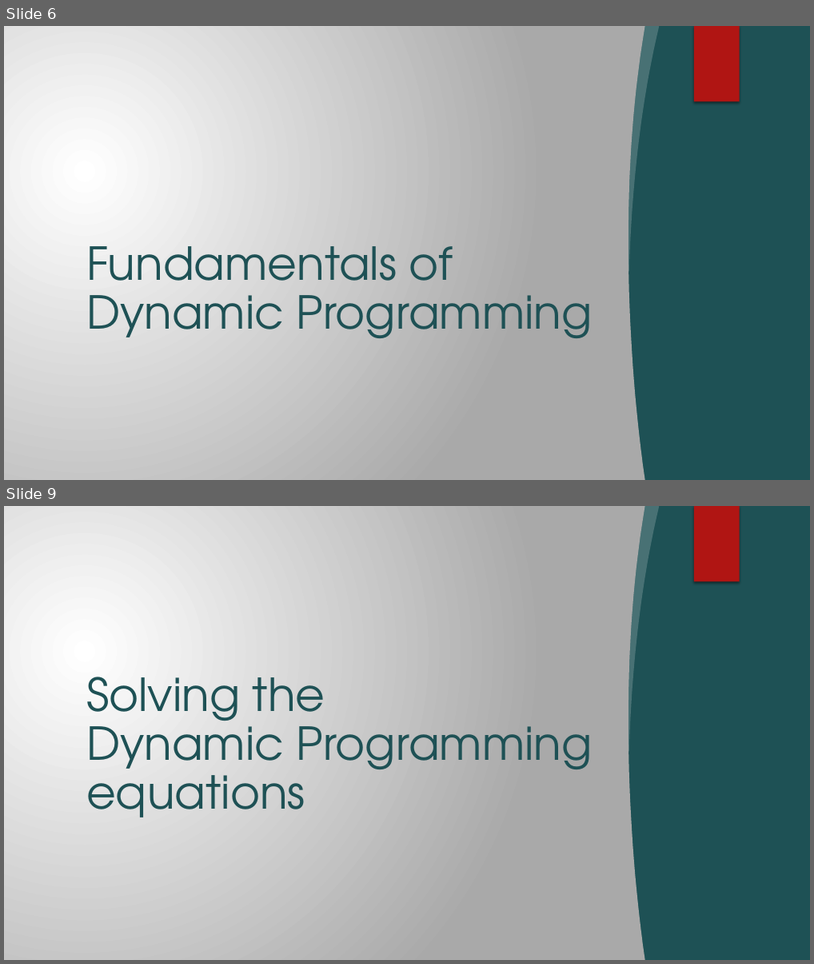
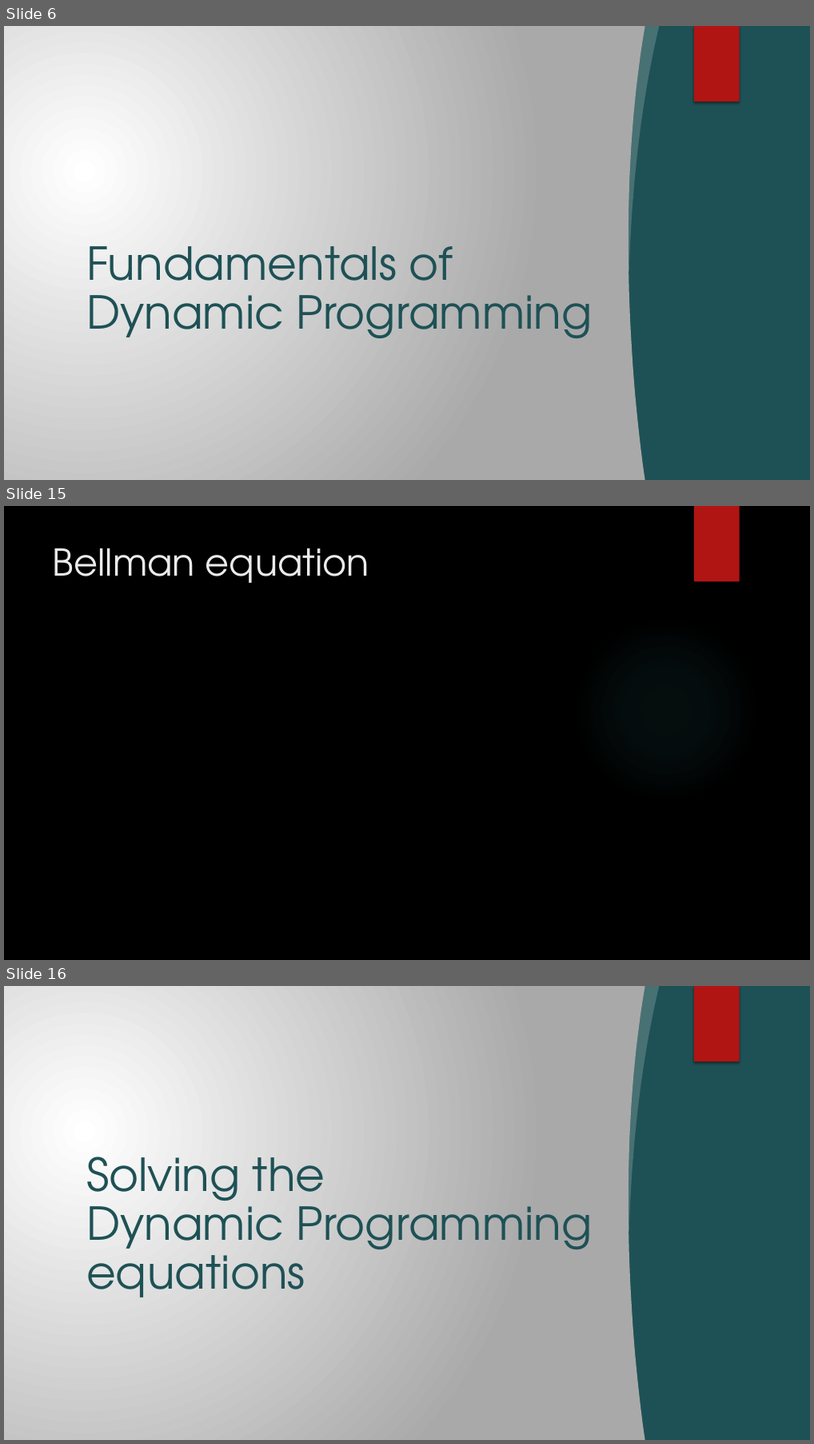
Before and after one commit to Brucknem-TUMProjects/Get-me-out-of-here, a slide deck: Seminararbeit/Get me out of here.pptx. Shown one above the other, each under a label of ours: slides 6 and 9 before the commit, slides 6, 15 and 16 after it; the slides between them are not shown. The pictures are 814x964 and 814x1444 pixels, drawn with LibreOffice and Linux fonts; fonts in the diff are those of the drawing; grey boxes stand for pictures; background and template pictures are left out. Boxes give left, top, right and bottom in pixels: in the first picture for what was removed or moved away, otherwise in the second. Text is boxed around its words. In the diff, an @@ line names an element or a change of style, - is before the commit and + after.

```diff
--- a/Seminararbeit/Get me out of here.pptx
+++ b/Seminararbeit/Get me out of here.pptx
@@ slide 15 added at [4,506,810,960], background picture (left out) @@
@@ rectangle added at [694,506,740,582], fill #B01513 @@
@@ title added at [53,548,370,583], 44 pt, text #EBEBEB @@
+Bellman equation
@@ ellipse added at [574,616,759,803], fill gradient #50B9C1 @@
@@ what was slide 9 is now slide 16 @@
```
Also in this commit, not shown: 4 slides changed, 8 other slides added, 19 other files.
